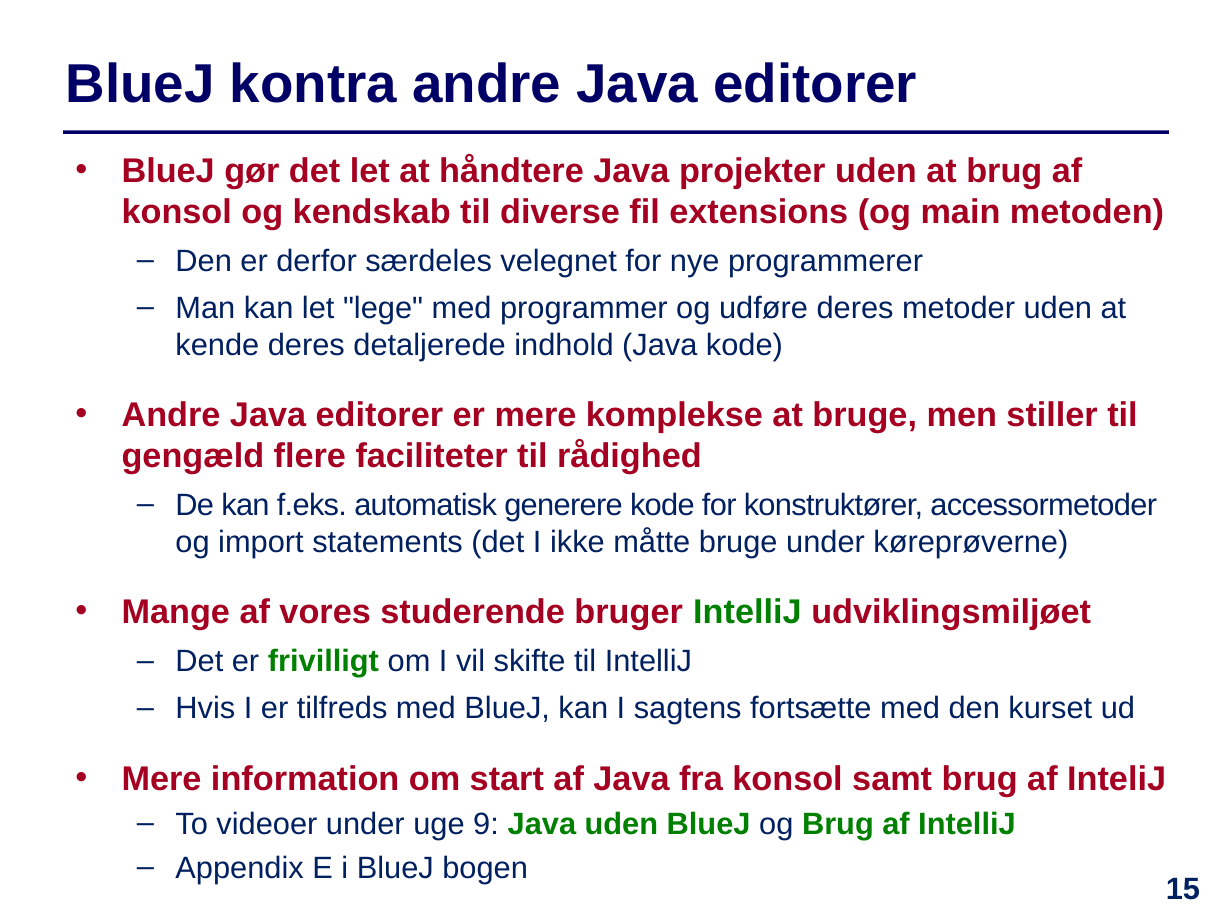
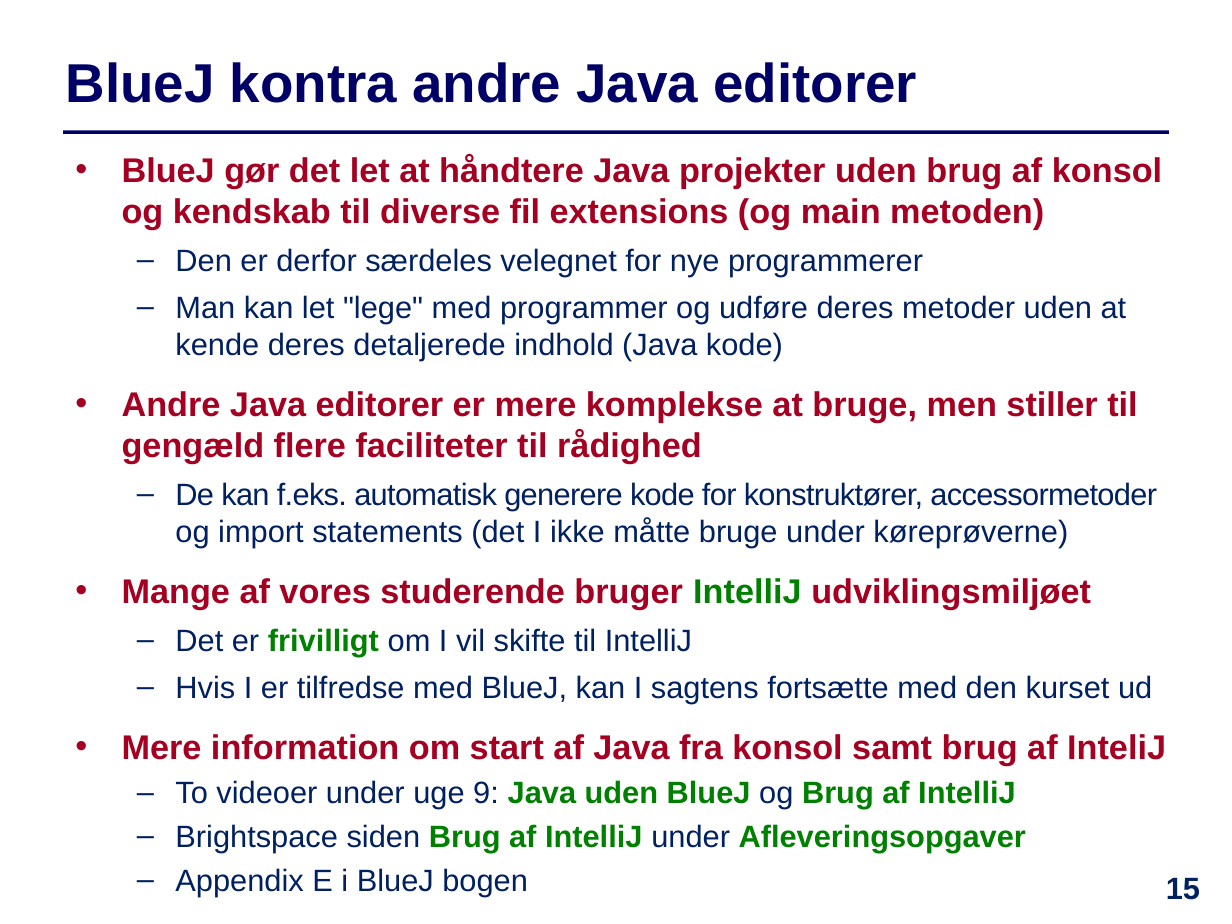
Before and after one commit to IntProgAU/Materiale, a slide deck: slide 15 of web/e23/uge_9/Slides-Uge9.pptx. Drawn at 1232x924 pixels with LibreOffice and Linux fonts; fonts in the diff are those of the drawing. Boxes give left, top, right and bottom in pixels: in the first picture for what was removed or moved away, otherwise in the second. Text is boxed around its words. In the diff, an @@ line names an element or a change of style, - is before the commit and + after.

```diff
--- a/web/e23/uge_9/Slides-Uge9.pptx
+++ b/web/e23/uge_9/Slides-Uge9.pptx
@@ text at <box>122,154,1162,229</box>: text changed @@
-  • BlueJ gør det let at håndtere Java projekter uden at brug af konsol og kendskab til diverse fil extensions (og main metoden)
+  • BlueJ gør det let at håndtere Java projekter uden brug af konsol og kendskab til diverse fil extensions (og main metoden)
@@ text at <box>122,391,1166,765</box>: less space between paragraphs @@
@@ text at <box>175,675,1152,703</box>: text changed @@
-  – Hvis I er tilfreds med BlueJ, kan I sagtens fortsætte med den kurset ud
+  – Hvis I er tilfredse med BlueJ, kan I sagtens fortsætte med den kurset ud
@@ text at <box>175,824,1026,853</box>: paragraph added @@
+  – Brightspace siden Brug af IntelliJ under Afleveringsopgaver
```
Also in this commit, not shown: 8 other slides changed, 1 other file.
